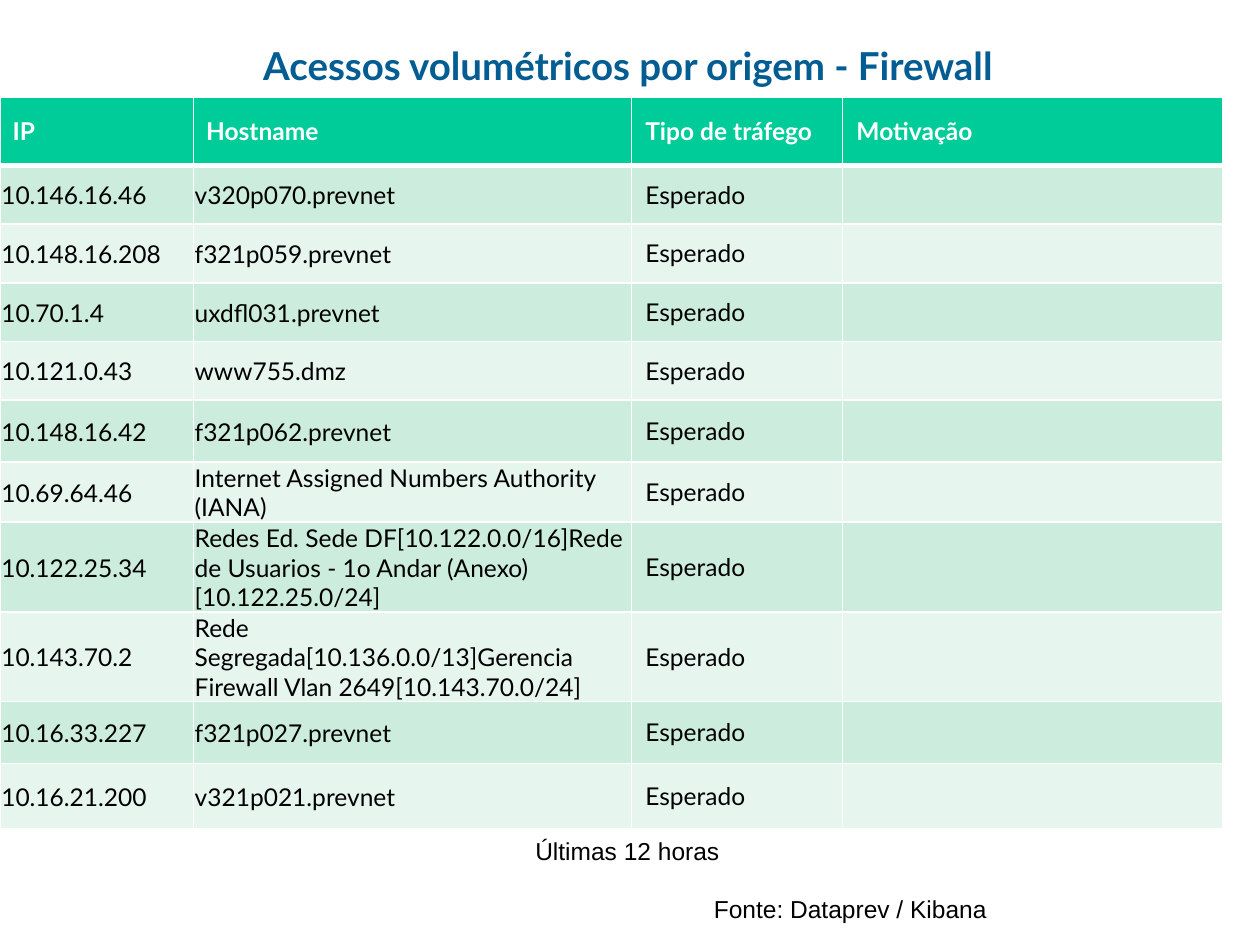
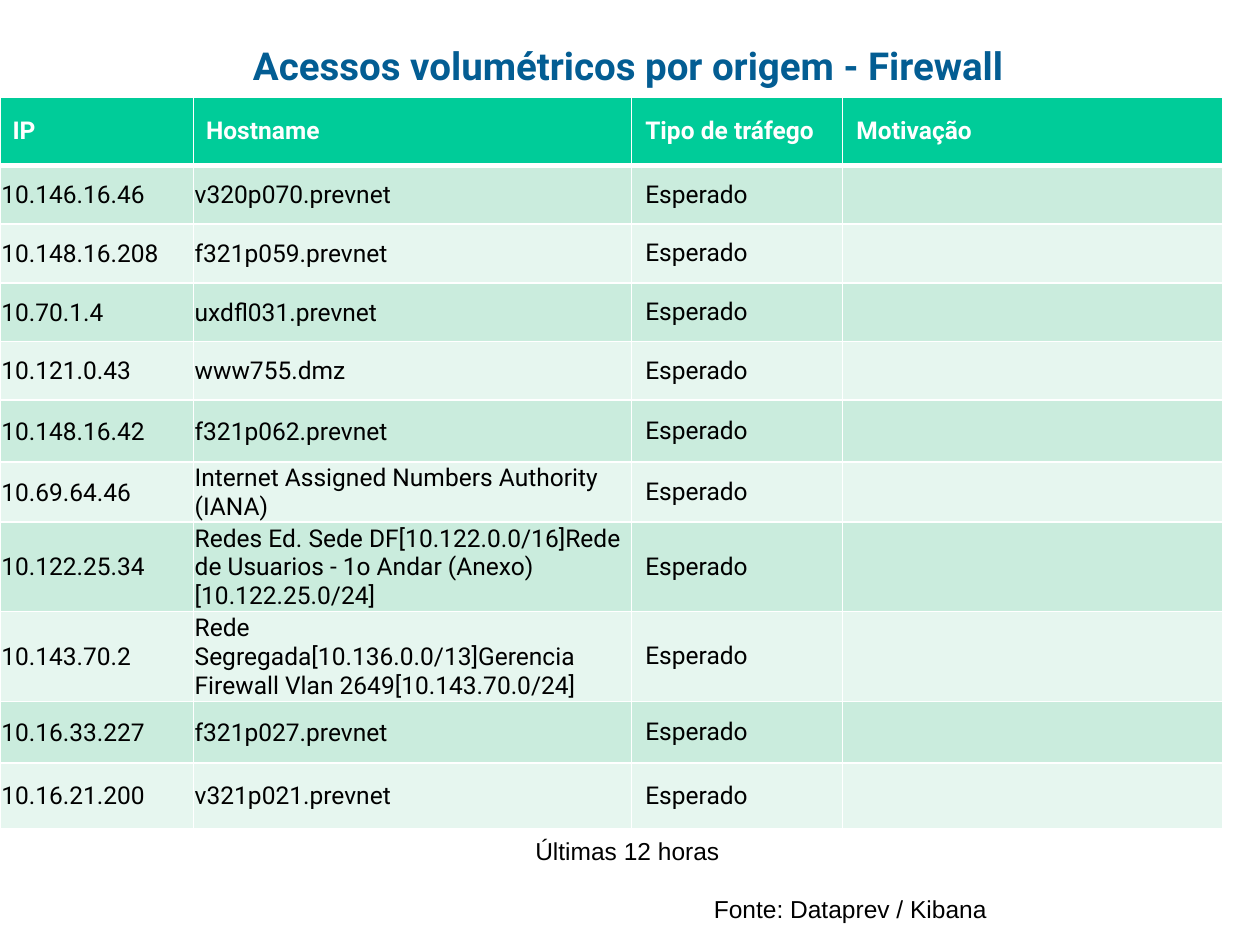
Before and after one commit to guihred/Experiments, a slide deck: slide 9 of src/main/resources/models/Radar_Eventos_17_10_2021-Turno-D.pptx. Drawn at 1260x945 pixels with LibreOffice and Linux fonts; fonts in the diff are those of the drawing; background and template pictures are left out. Boxes give left, top, right and bottom in pixels: in the first picture for what was removed or moved away, otherwise in the second. Text is boxed around its words. In the diff, an @@ line names an element or a change of style, - is before the commit and + after.

```diff
--- a/src/main/resources/models/Radar_Eventos_17_10_2021-Turno-D.pptx
+++ b/src/main/resources/models/Radar_Eventos_17_10_2021-Turno-D.pptx
@@ text "Acessos volumétricos por origem - ..." at bbox=[253, 51, 1003, 88]: font Lato to Roboto @@
@@ table at bbox=[0, 97, 1225, 813] @@
@@ fill #CCECDE to #CAECDD in 20 cells @@
@@ fill #E7F6EF to #E6F6EF in 20 cells @@
@@ font Lato to Roboto @@
```
Also in this commit, not shown: 22 other slides changed, 1 slide added, 20 other files.
